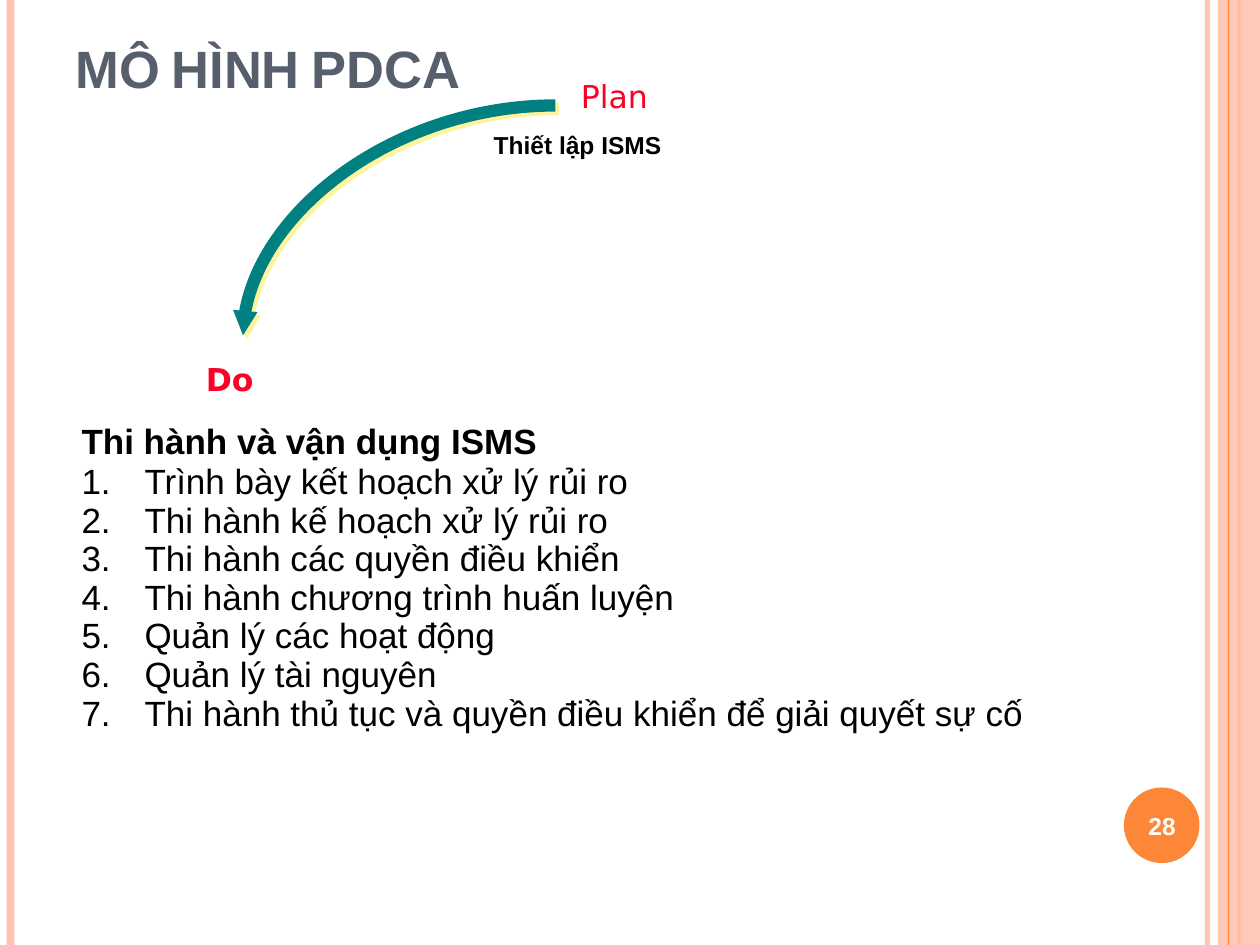
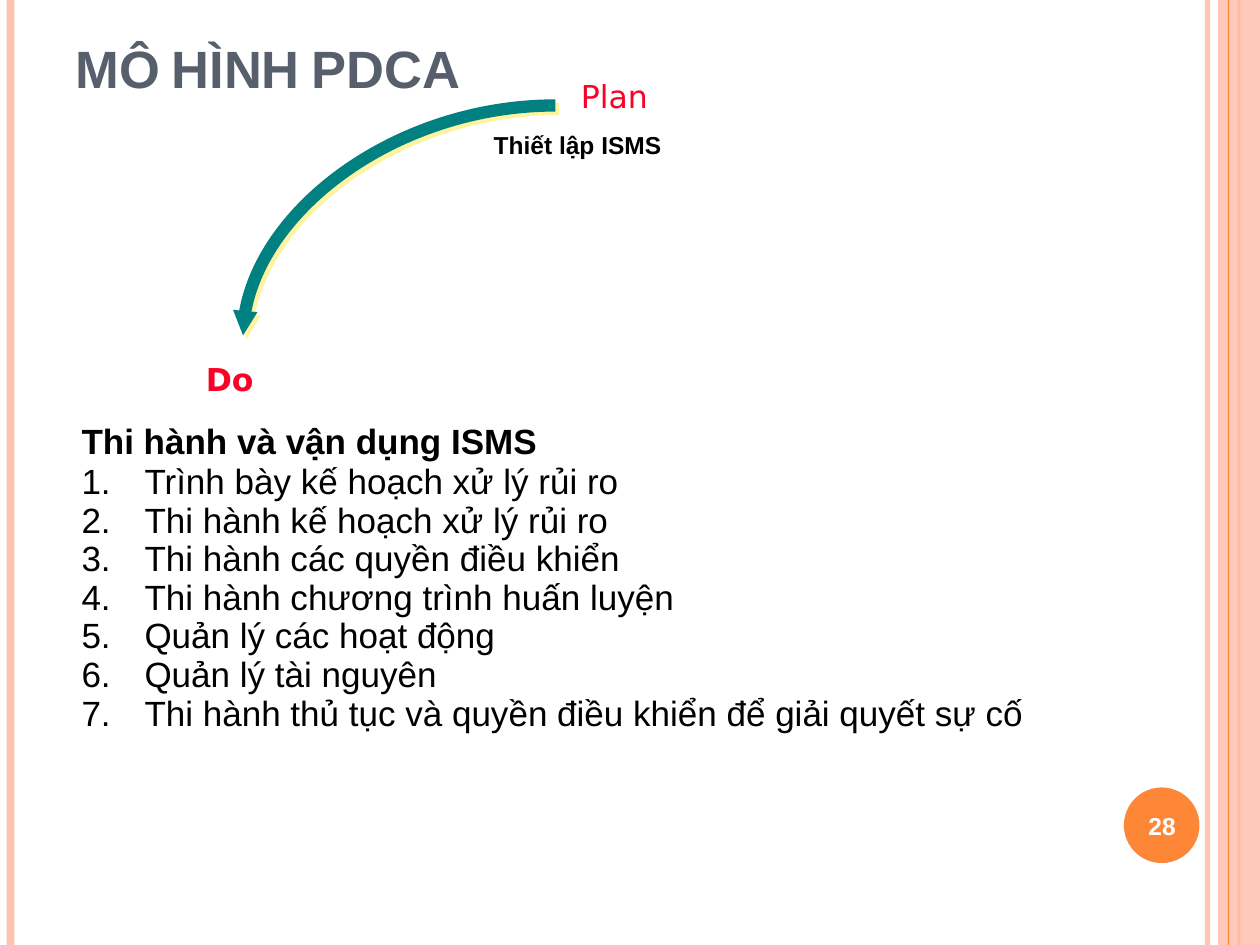
Before and after one commit to Alex7Huynh/iss-g5, a slide deck: slide 28 of ISMS/w6_Minh_Toan_ISMS.pptx. Drawn at 1260x945 pixels with LibreOffice and Linux fonts; fonts in the diff are those of the drawing. Boxes give left, top, right and bottom in pixels: in the first picture for what was removed or moved away, otherwise in the second. Text is boxed around its words. In the diff, an @@ line names an element or a change of style, - is before the commit and + after.

```diff
--- a/ISMS/w6_Minh_Toan_ISMS.pptx
+++ b/ISMS/w6_Minh_Toan_ISMS.pptx
@@ text at box(145, 467, 618, 501): text changed @@
-1. Trình bày kết hoạch xử lý rủi ro
+1. Trình bày kế hoạch xử lý rủi ro
```
Also in this commit, not shown: 3 other slides changed, 1 slide added, 2 other files.
